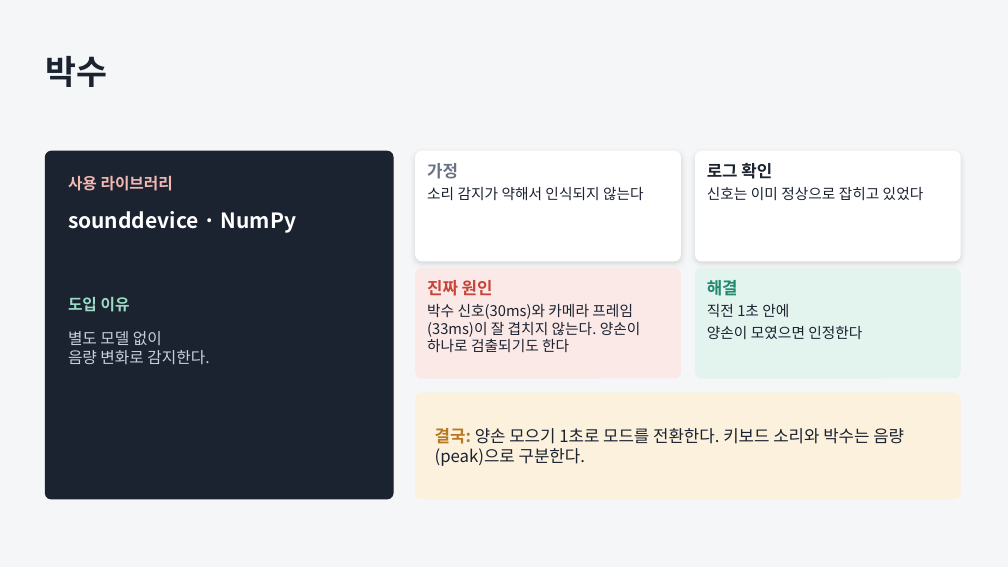
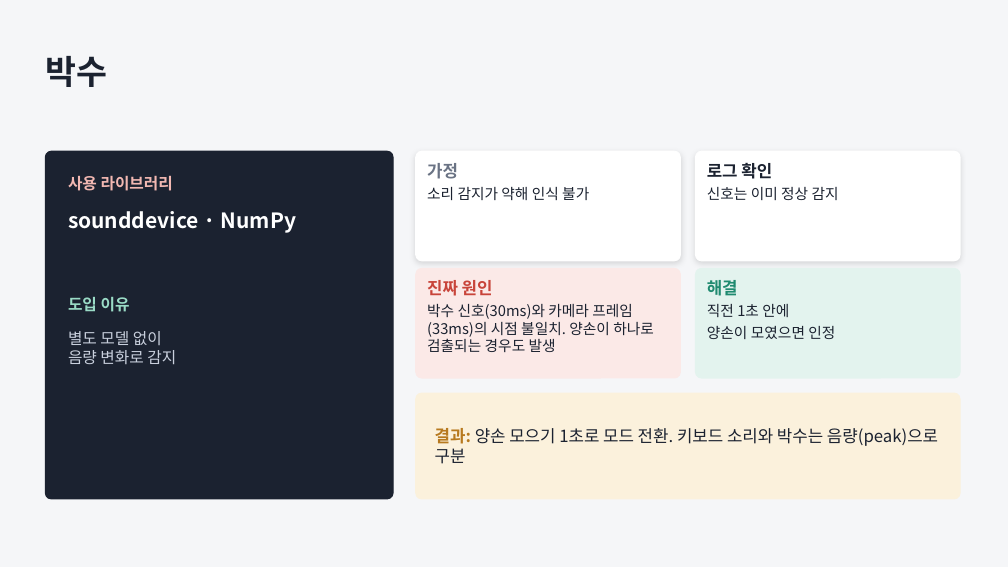
Before and after one commit to JungUH-0/JungPra, a slide deck: slide 9 of pythonpra/myproject/ppt/assistant_process.pptx (slide 10 before the commit). Drawn at 1008x567 pixels with LibreOffice and Linux fonts; fonts in the diff are those of the drawing. Boxes give left, top, right and bottom in pixels: in the first picture for what was removed or moved away, otherwise in the second. Text is boxed around its words. In the diff, an @@ line names an element or a change of style, - is before the commit and + after.

```diff
--- a/pythonpra/myproject/ppt/assistant_process.pptx
+++ b/pythonpra/myproject/ppt/assistant_process.pptx
@@ text at [427, 187, 589, 200]: text changed @@
-소리 감지가 약해서 인식되지 않는다
+소리 감지가 약해 인식 불가
@@ text at [707, 187, 839, 200]: text changed @@
-신호는 이미 정상으로 잡히고 있었다
+신호는 이미 정상 감지
@@ text at [427, 304, 654, 352]: text changed @@
-박수 신호(30ms)와 카메라 프레임(33ms)이 잘 겹치지 않는다. 양손이 하나로 검출되기도 한다
+박수 신호(30ms)와 카메라 프레임(33ms)의 시점 불일치. 양손이 하나로 검출되는 경우도 발생
@@ text at [707, 326, 835, 339]: text changed @@
-양손이 모였으면 인정한다
+양손이 모였으면 인정
@@ text at [68, 350, 176, 364]: text changed @@
-음량 변화로 감지한다.
+음량 변화로 감지
@@ text at [435, 428, 938, 464]: text changed @@
-결국: 양손 모으기 1초로 모드를 전환한다. 키보드 소리와 박수는 음량(peak)으로 구분한다.
+결과: 양손 모으기 1초로 모드 전환. 키보드 소리와 박수는 음량(peak)으로 구분
```
Also in this commit, not shown: 11 other slides changed, 5 other files.
